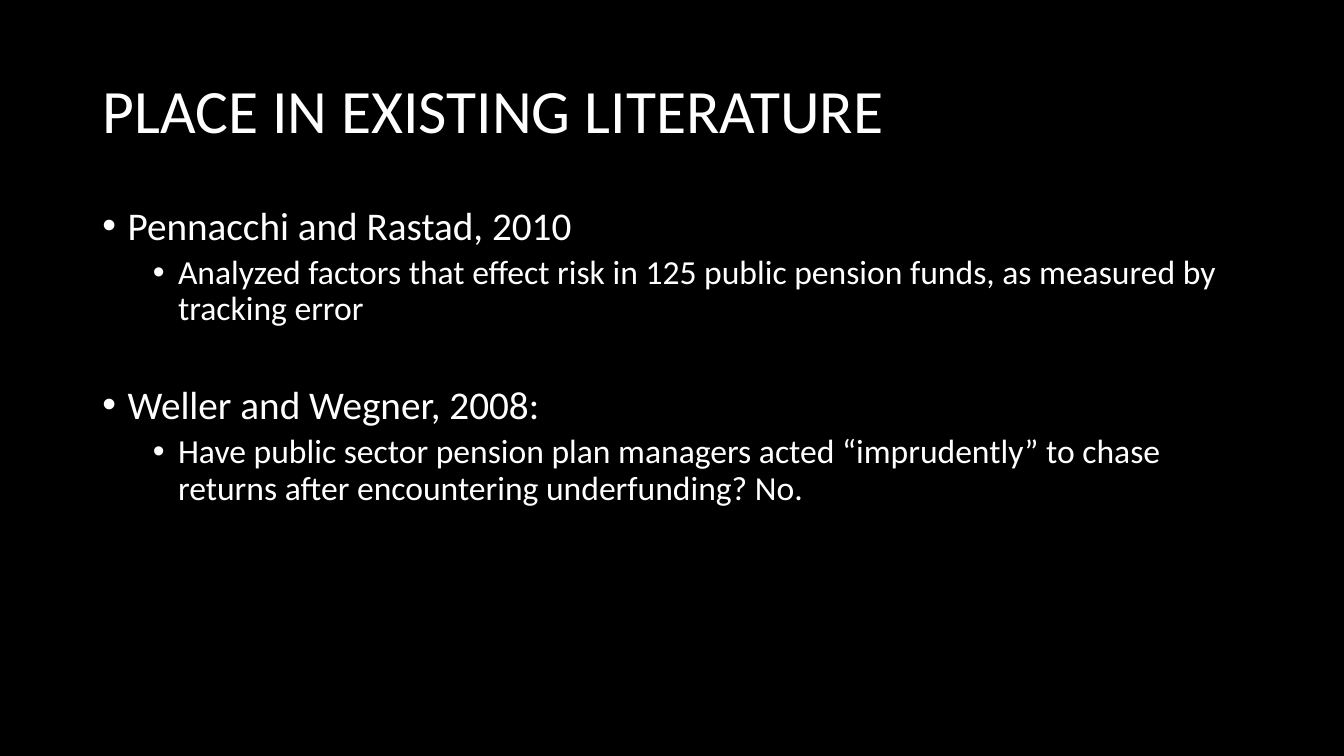
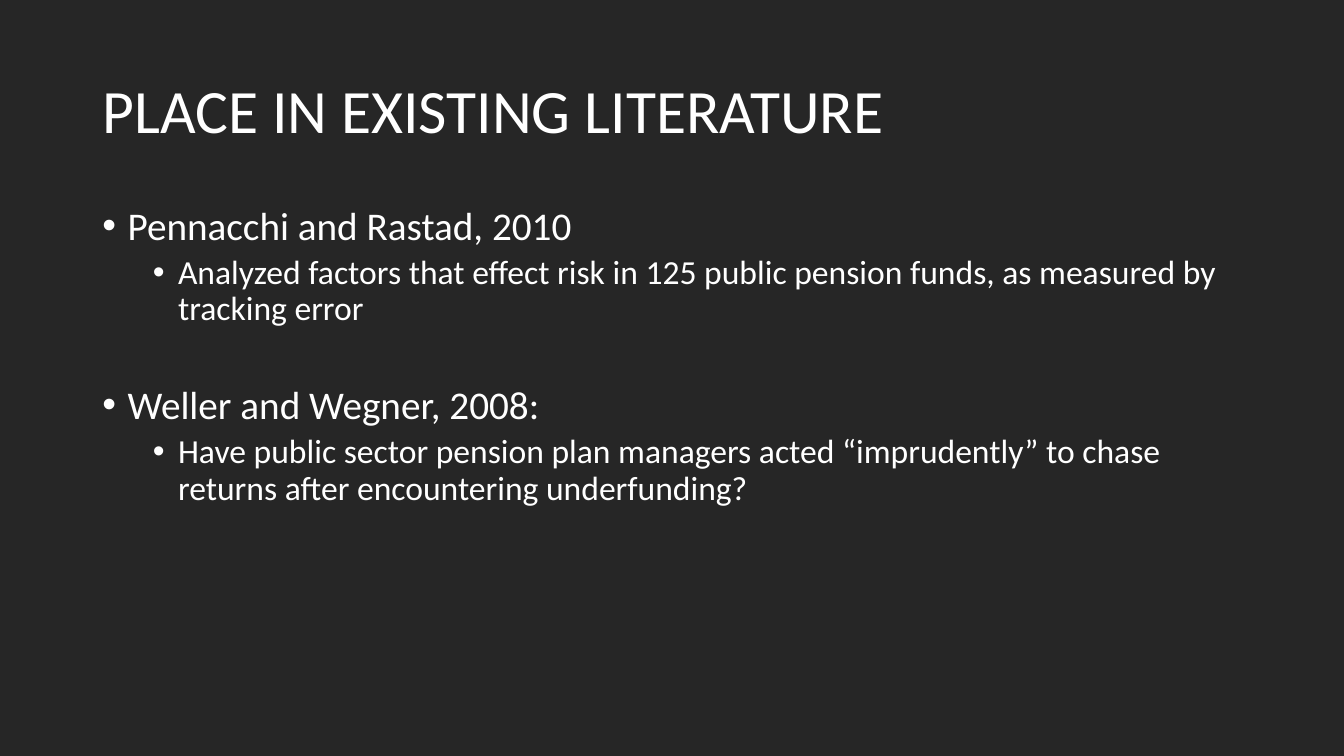
Before and after one commit to bethbailey/MACS30200proj, a slide deck: slide 9 of Proposal/Bailey_Proposal.pptx. Drawn at 1344x756 pixels with LibreOffice and Linux fonts; fonts in the diff are those of the drawing. Boxes give left, top, right and bottom in pixels: in the first picture for what was removed or moved away, otherwise in the second. Text is boxed around its words. In the diff, an @@ line names an element or a change of style, - is before the commit and + after.

```diff
--- a/Proposal/Bailey_Proposal.pptx
+++ b/Proposal/Bailey_Proposal.pptx
@@ background #000000 to #262626 @@
@@ text at [178, 439, 1160, 506]: text changed @@
-  • Have public sector pension plan managers acted “imprudently” to chase returns after encountering underfunding? No.
+  • Have public sector pension plan managers acted “imprudently” to chase returns after encountering underfunding?
```
Also in this commit, not shown: 9 other slides changed, 1 other file.
